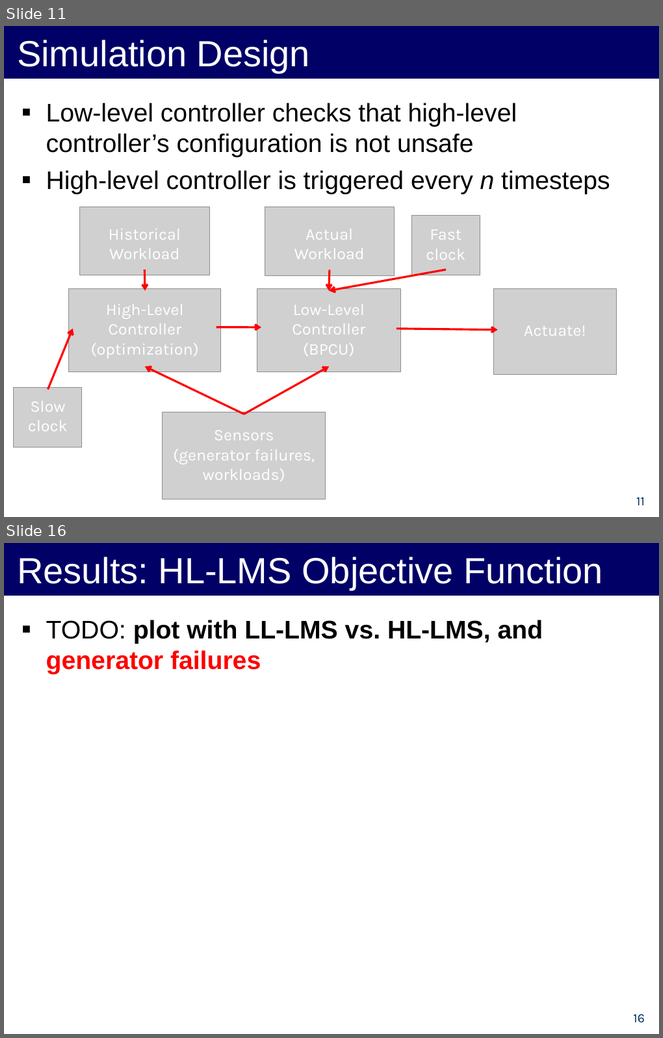
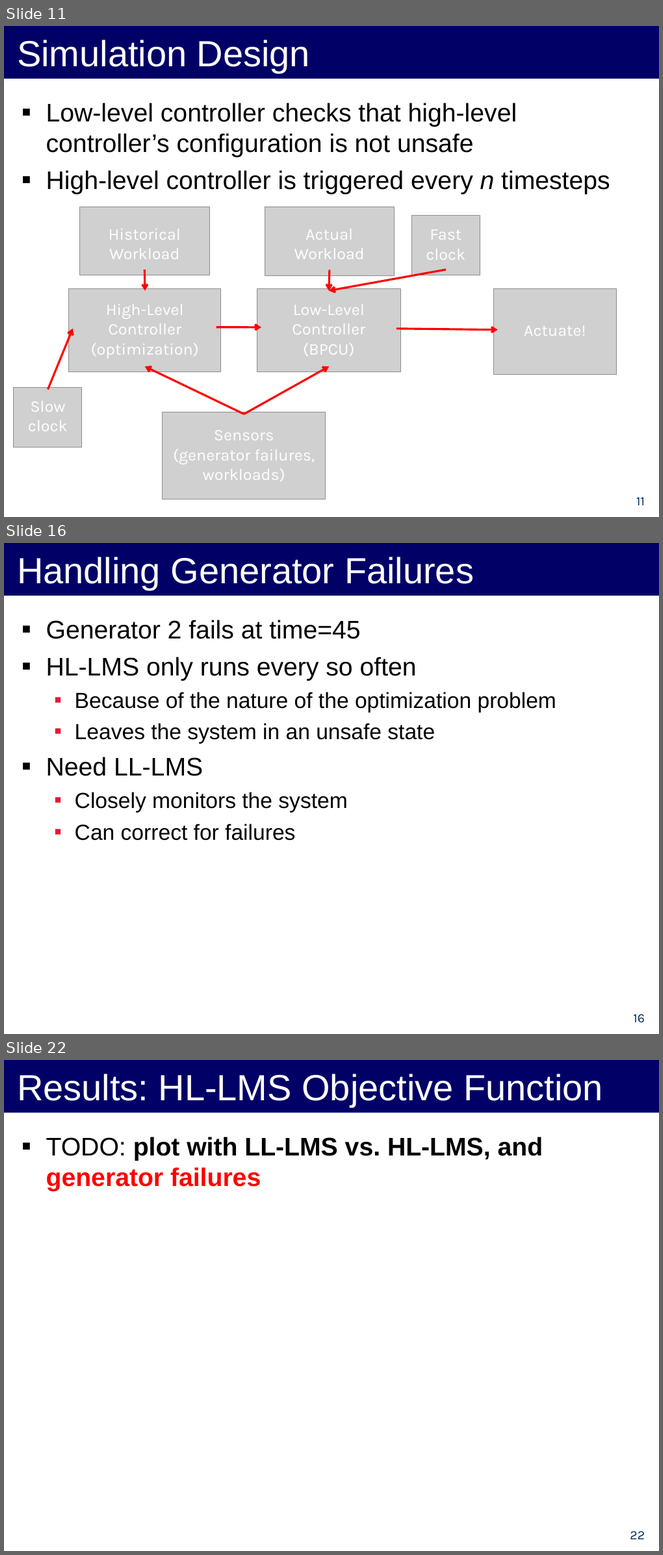
Before and after one commit to forresti/optimal_load_management, a slide deck: project/12-3-12_Presentation.ppt. Shown one above the other, each under a label of ours: slides 11 and 16 before the commit, slides 11, 16 and 22 after it; the slides between them are not shown. The pictures are 663x1038 and 663x1555 pixels, drawn with LibreOffice and Linux fonts; fonts in the diff are those of the drawing; grey boxes stand for pictures. Boxes give left, top, right and bottom in pixels: in the first picture for what was removed or moved away, otherwise in the second. Text is boxed around its words. In the diff, an @@ line names an element or a change of style, - is before the commit and + after.

```diff
--- a/project/12-3-12_Presentation.ppt
+++ b/project/12-3-12_Presentation.ppt
@@ slide 16 added at <box>4,543,659,1034</box>, background #FFFFFF @@
@@ title added at <box>4,543,659,596</box>, fill #000066, 40 pt, text #FFFFFF @@
+Handling Generator Failures
@@ text added at <box>46,620,556,841</box>, 24 pt, text #000000 @@
+▪ Generator 2 fails at time=45
+▪ HL-LMS only runs every so often
+  ▪ Because of the nature of the optimization problem
+  ▪ Leaves the system in an unsafe state
+▪ Need LL-LMS
+  ▪ Closely monitors the system
+  ▪ Can correct for failures
@@ page number added at <box>633,1014,645,1023</box>, 14 pt, text #002D62 @@
+16
@@ what was slide 16 is now slide 22 @@
@@ page number at <box>630,1531,645,1540</box>: text changed @@
-16
+22
```
Also in this commit, not shown: 3 slides changed, 8 other slides added, 3 slides removed.
